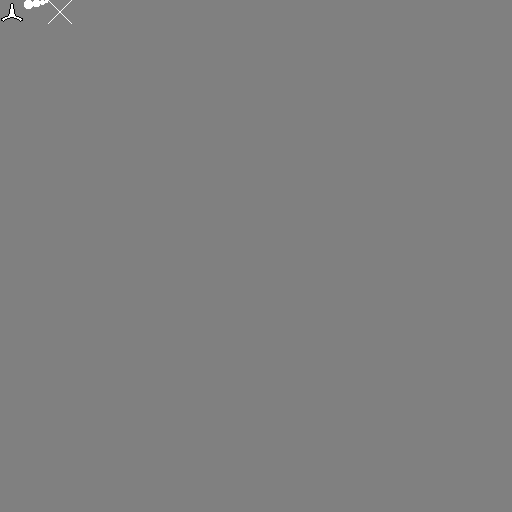
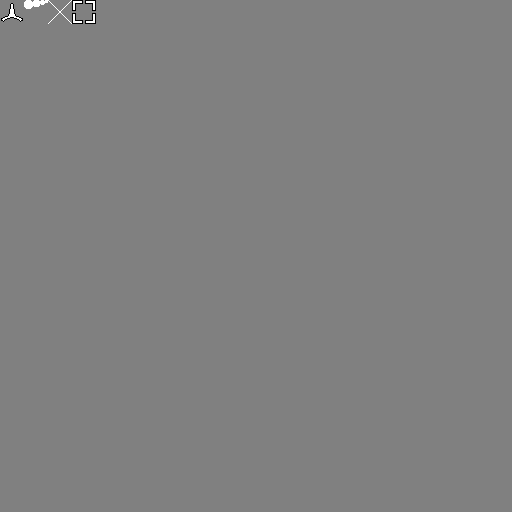
The second 512x512 image is a revision of the first. Changes to its layers:
painted on "Background" over [left=72, top=0, right=96, bottom=24]
